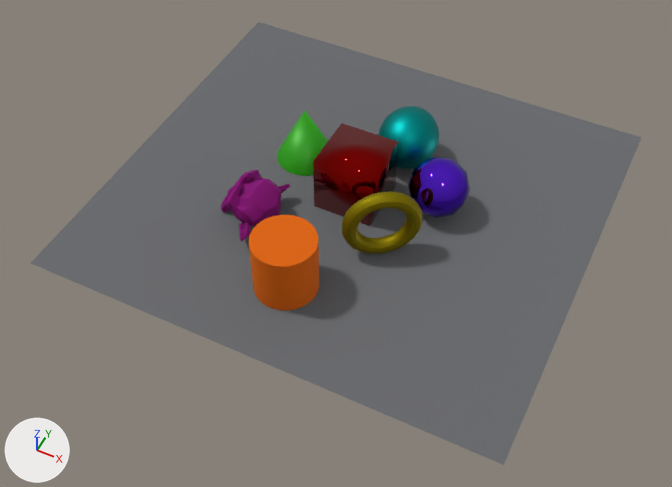
Two versions of the Blender file 1 OBJECTS/1 Objects.blend, one commit apart.
Both versions are drawn from a 50 mm camera at (9.1, -19.62, 21.85) aimed at (0.34, -2.09, -0.06). The axes (+X, +Y, +Z) are drawn at lower left. The lights are the same throughout.

The scene before the commit, as lines of its bpy script (objects in view):
```python
ob_cube = bpy.data.objects.new('Cube', me_cube)
ob_cube.location = (0.0, 0.0, 1.0)
ob_cylinder = bpy.data.objects.new('Cylinder', me_cylinder)
ob_cylinder.location = (-0.24, -4.3, 1.01)
ob_icosphere = bpy.data.objects.new('Icosphere', me_icosphere)
ob_icosphere.location = (2.61, 0.66, 1.0)
ob_plane = bpy.data.objects.new('Plane', me_plane)
ob_plane.location = (0.0, 0.0, 0.0)
ob_plane.scale = (-7.7, 7.08, 27.0)
ob_suzanne = bpy.data.objects.new('Suzanne', me_suzanne_004)
ob_suzanne.location = (-2.57, -2.3, 0.55)
ob_suzanne.rotation_euler = (-0.602, 0.0, -1.62)  # degrees (-34, 0, -93)
ob_torus = bpy.data.objects.new('Torus', me_torus)
ob_torus.location = (1.74, -1.78, 1.24)
ob_torus.rotation_euler = (1.571, 0.0, 0.638)  # degrees (90, 0, 37)
# also in view: 'Cone' at (-2.35, 1.01, 1.02); 'Sphere' at (0.81, 2.38, 1.0)
```
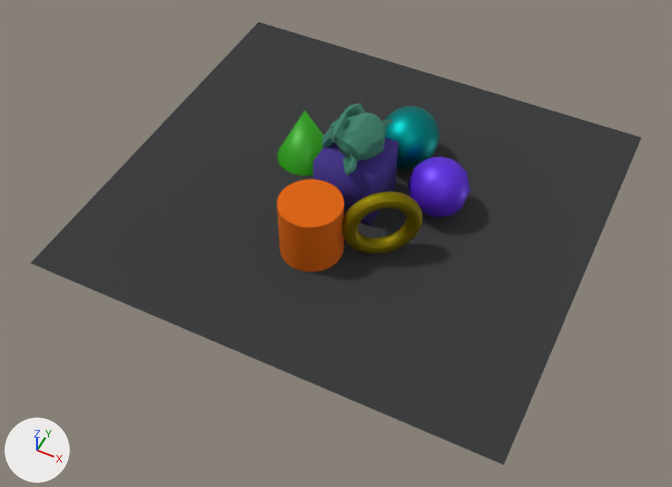
Patch to the scene script:
```diff
--- a/1 OBJECTS/1 Objects.blend.py
+++ b/1 OBJECTS/1 Objects.blend.py
@@ mat_material_002 @@
 mat_material_002 = principled_material('Material.002')
-mat_material_002.base_color = (0.309, 0.00355, 0.00252)  # red #970c08
-mat_material_002.metallic = 1.0
-mat_material_002.roughness = 0.0
+mat_material_002.base_color = (0.071, 0.0401, 0.314)  # blue #4b3898
+mat_material_002.metallic = 0.249
+mat_material_002.roughness = 1.0
@@ mat_gray @@
 mat_gray = principled_material('Gray')
-mat_gray.base_color = (0.14, 0.143, 0.153)  # dark grey #696a6d
+mat_gray.base_color = (0.0353, 0.036, 0.0383)  # black #353537
 mat_gray.roughness = 1.0
@@ mat_material_001 @@
 mat_material_001.base_color = (0.122, 0.0218, 0.8)  # purple #6229e7
-mat_material_001.metallic = 1.0
-mat_material_001.roughness = 0.0
+mat_material_001.metallic = 0.288
+mat_material_001.roughness = 0.477
@@ mat_material_005 @@
 mat_material_005 = principled_material('Material.005')
-mat_material_005.base_color = (0.282, 0.00178, 0.213)  # purple #91067f
+mat_material_005.base_color = (0.0669, 0.283, 0.199)  # green #49917b
 mat_material_005.metallic = 0.456
@@ ob_suzanne @@
 ob_suzanne = bpy.data.objects.new('Suzanne', me_suzanne_004)
-ob_suzanne.location = (-2.57, -2.3, 0.55)
+ob_suzanne.location = (-0.08, 0.02, 2.47)
 ob_suzanne.rotation_euler = (-0.602, 0.0, -1.62)  # degrees (-34, 0, -93)
@@ ob_cylinder @@
 ob_cylinder = bpy.data.objects.new('Cylinder', me_cylinder)
-ob_cylinder.location = (-0.24, -4.3, 1.01)
+ob_cylinder.location = (-0.24, -2.63, 1.01)
```

What differs and where, as boxes [x1, y1, x2, y2] in the pictures (672 x 487 px):
'Plane', recoloured (grey to black): [31, 22, 642, 465] in both
'Cylinder', moved: before [249, 215, 319, 310]; after [277, 179, 344, 272]
'Cube', recoloured, surface changed (red to blue): [313, 123, 398, 226] in both
'Suzanne', recoloured, moved: before [221, 170, 291, 242]; after [322, 104, 393, 176]
'Icosphere', surface changed: [408, 157, 470, 218] in both
